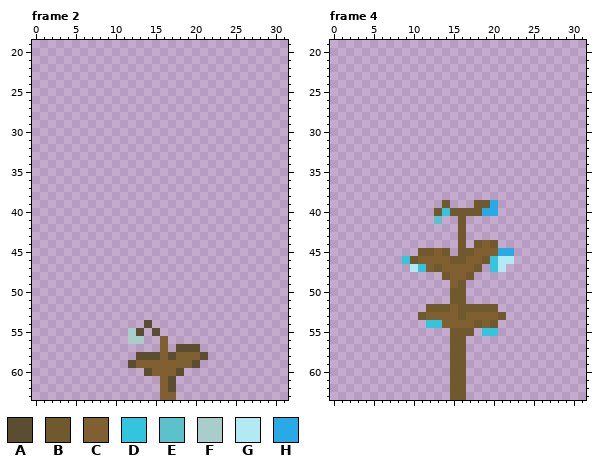
Pixel-art file, stored at Assets/Sprites/Plants/Plant2/Plant2.aseprite. This is how it looked before the edit.
32x64 pixels, 6 frames. Colours within 5 levels of each other are drawn and written as one. Shown: frame 2: x 0..31, y 19..63; frame 4: x 0..31, y 19..63. The commit also changed other frames, which this record leaves out.
Palette (. is transparent): A #5b4d30  B #705a2d  C #806030  D #33c5dd  E #5bc1ca  F #a8cdcb  G #b3e9f2  H #29aae7
Pixels before, frame 2, first column x 12:
54 ..A.......
55 FA.A......
56 FF..C.....
57 ....C.AAA.
58 .AAACACCCA
59 ACCCCCCCA.
60 ..ACCCA...
61 ....CA....
62 ....CA....
63 ....CC....
Pixels before, frame 4, first column x 9:
39 .....B...BBH..
40 ....BDBBBBHH..
41 ....E..B......
42 .......B......
43 .......B......
44 .......B.BCB..
45 ..BBCB.BBCCCHH
46 DBCCCCBBCCBDGG
47 .GDCBCCCCB.DG.
48 .....BCCB.....
49 ......CB......
50 ......BB......
51 ......BB......
52 ...BBBCBBBBB..
53 ..BCCCCBCCCCB.
54 ...DDCCCCBCB..
55 ......BBB.DD..
56 ......BB......
57 ......BB......
58 ......BB......
59 ......BB......
60 ......BB......
61 ......BB......
62 ......BB......
63 ......BB......
Now the later version:
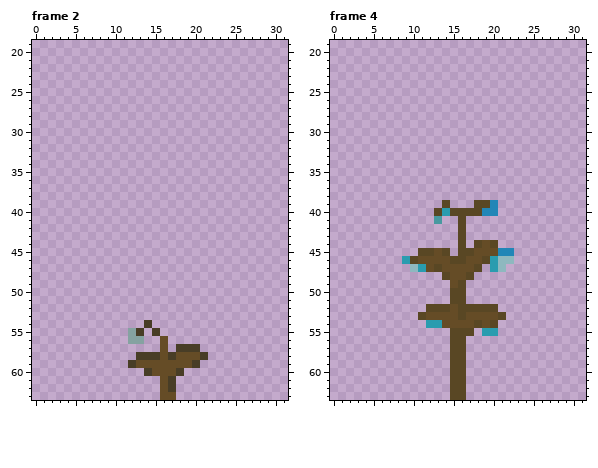
Changes in this commit:
{"colour":"A","old":"#5b4d30","new":"#483d26"}
{"colour":"B","old":"#705a2d","new":"#594724"}
{"colour":"C","old":"#806030","new":"#654c26"}
{"colour":"D","old":"#33c5dd","new":"#299caf"}
{"colour":"E","old":"#5bc1ca","new":"#4899a0"}
{"colour":"F","old":"#a8cdcb","new":"#85a2a1"}
{"colour":"G","old":"#b3e9f2","new":"#8eb8bf"}
{"colour":"H","old":"#29aae7","new":"#2186b7"}
{"label":"changed","picture_box":[128,320,208,400]}
{"label":"changed","picture_box":[402,200,514,400]}
